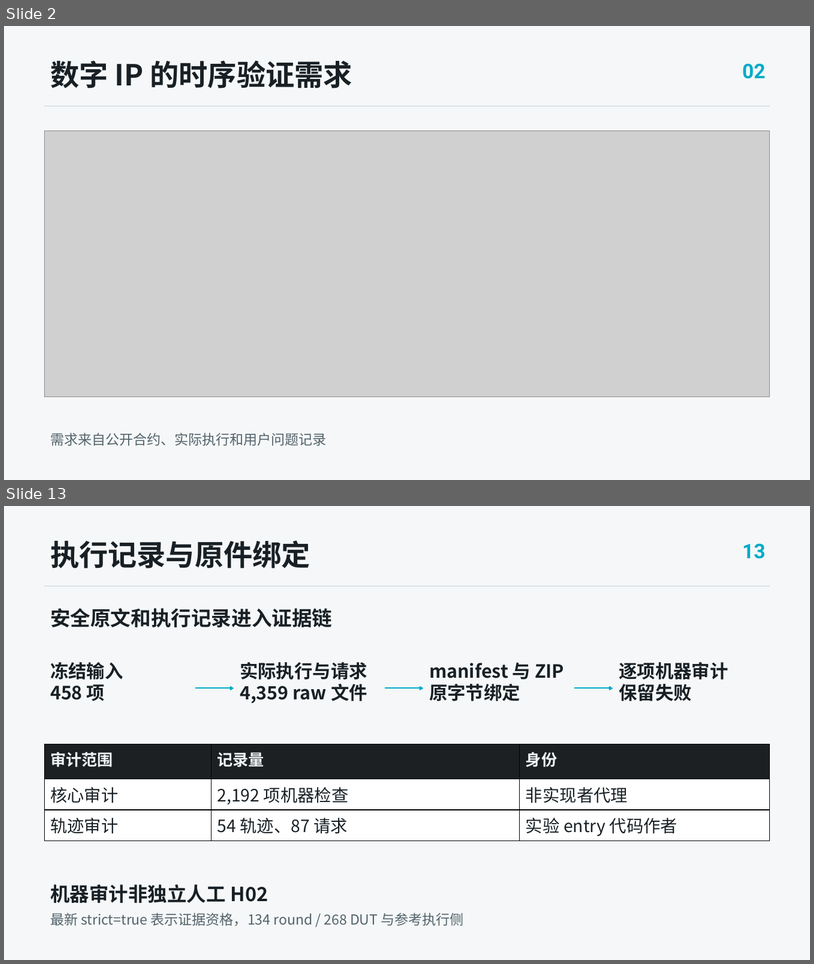
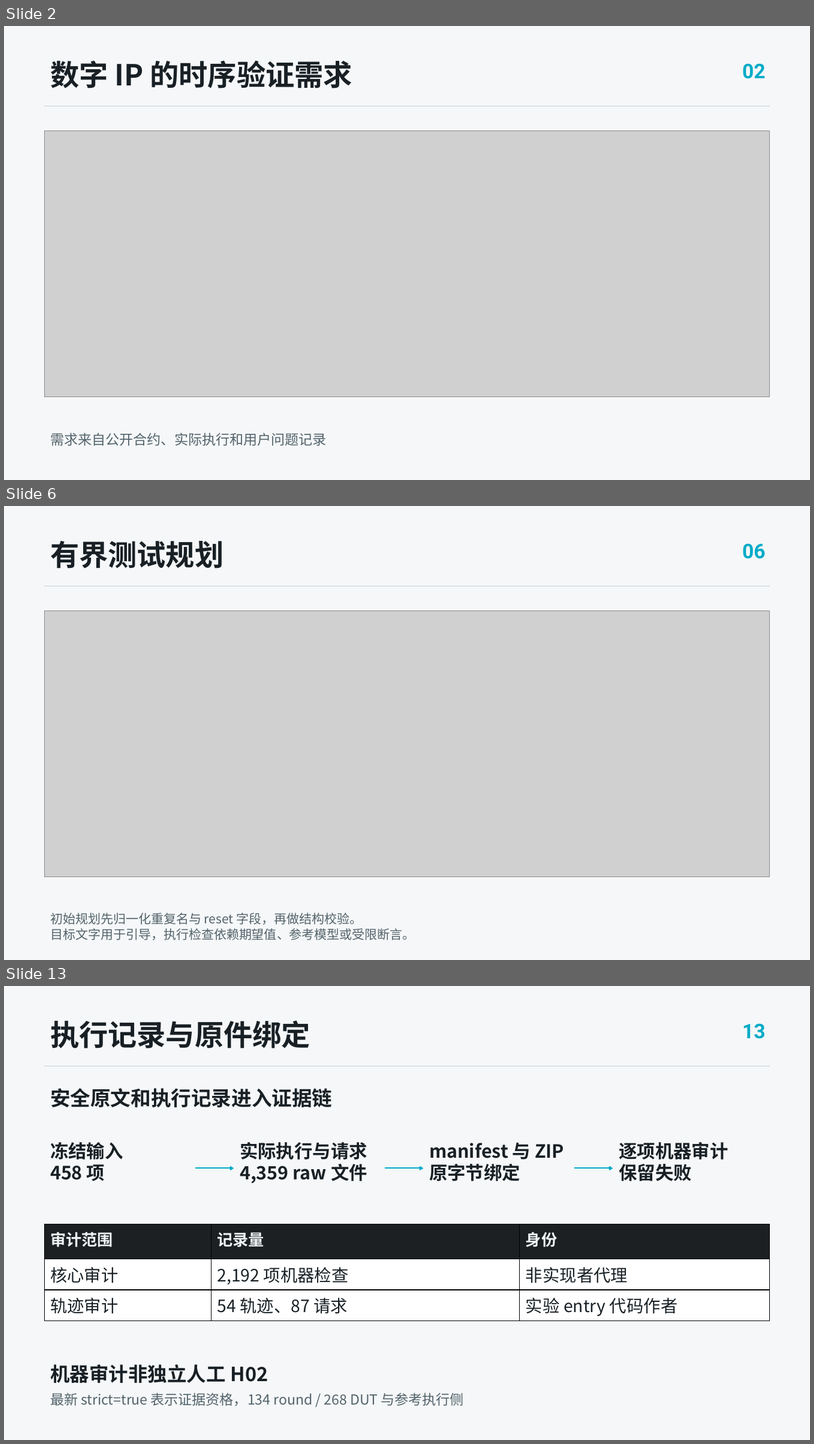
Before and after one commit to TYOCT-13/iverilog-ai-lab, a slide deck: docs/competition/ic/v4/presentation/output/ICARUS_AI_IC_defense_v4.pptx. Shown one above the other, each under a label of ours: slides 2 and 13 before the commit, slides 2, 6 and 13 after it; the slides between them are not shown. The pictures are 814x964 and 814x1444 pixels, drawn with LibreOffice and Linux fonts; fonts in the diff are those of the drawing; grey boxes stand for pictures. Boxes give left, top, right and bottom in pixels: in the first picture for what was removed or moved away, otherwise in the second. Text is boxed around its words. In the diff, an @@ line names an element or a change of style, - is before the commit and + after.

```diff
--- a/docs/competition/ic/v4/presentation/output/ICARUS_AI_IC_defense_v4.pptx
+++ b/docs/competition/ic/v4/presentation/output/ICARUS_AI_IC_defense_v4.pptx
@@ slide 6 added at (4, 506, 810, 960), background #F5F7F8 @@
@@ text added at (50, 541, 224, 568), 34.5 pt, text #182025, bold @@
+有界测试规划
@@ text added at (743, 543, 766, 559), 24 pt, text #00ABC8, bold @@
+06
@@ line added from (45, 586) to (770, 586), #C9D3D8 0.75 pt @@
@@ picture added at (45, 610, 770, 877) @@
@@ text added at (50, 912, 416, 940), 15 pt, text #53636B @@
+初始规划先归一化重复名与 reset 字段，再做结构校验。
+目标文字用于引导，执行检查依赖期望值、参考模型或受限断言。
```
Also in this commit, not shown: 9 slides changed, 6 other slides added, 7 slides removed, 28 other files.
